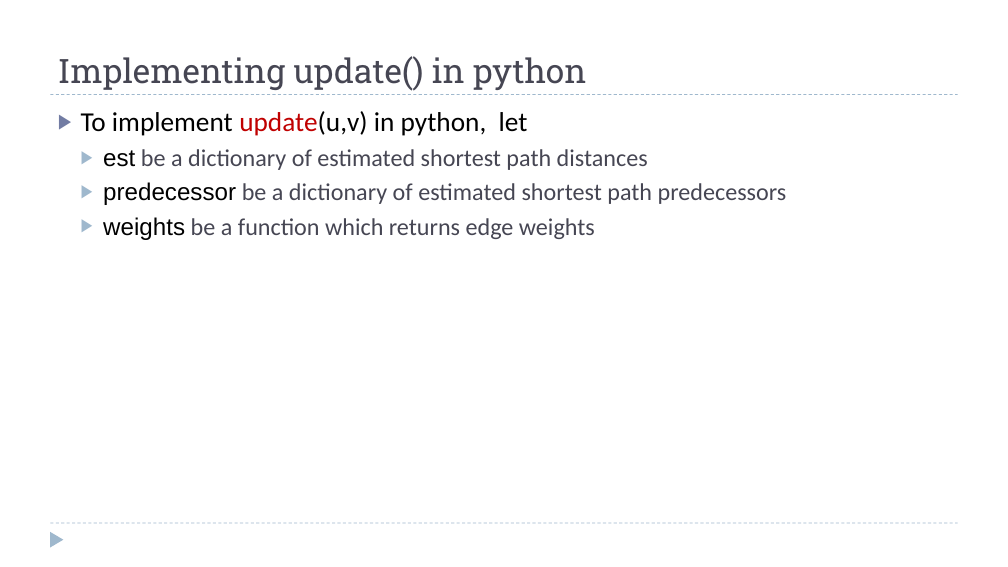
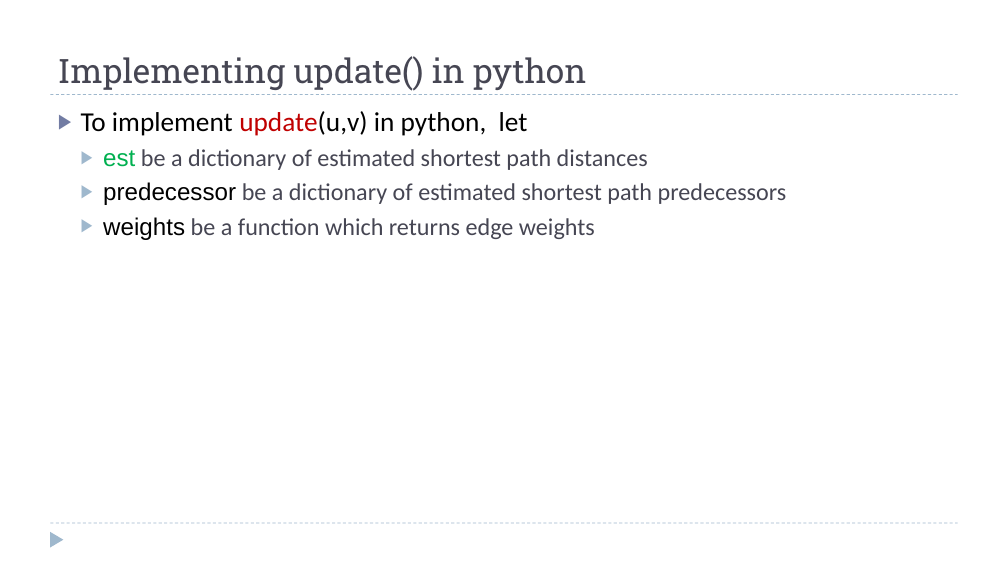
Before and after one commit to dsc-courses/dsc40b-2025-wi, a slide deck: slide 32 of materials/lectures/14-bellman_ford/slides.pptx (slide 30 before the commit). Drawn at 1008x567 pixels with LibreOffice and Linux fonts; fonts in the diff are those of the drawing. Boxes give left, top, right and bottom in pixels: in the first picture for what was removed or moved away, otherwise in the second. Text is boxed around its words. In the diff, an @@ line names an element or a change of style, - is before the commit and + after.

```diff
--- a/materials/lectures/14-bellman_ford/slides.pptx
+++ b/materials/lectures/14-bellman_ford/slides.pptx
@@ text at [103,149,648,170]: text colour #000000 to #00B050 in "est" @@
```
Also in this commit, not shown: 1 other slide changed, 2 slides added, 20 other files.
